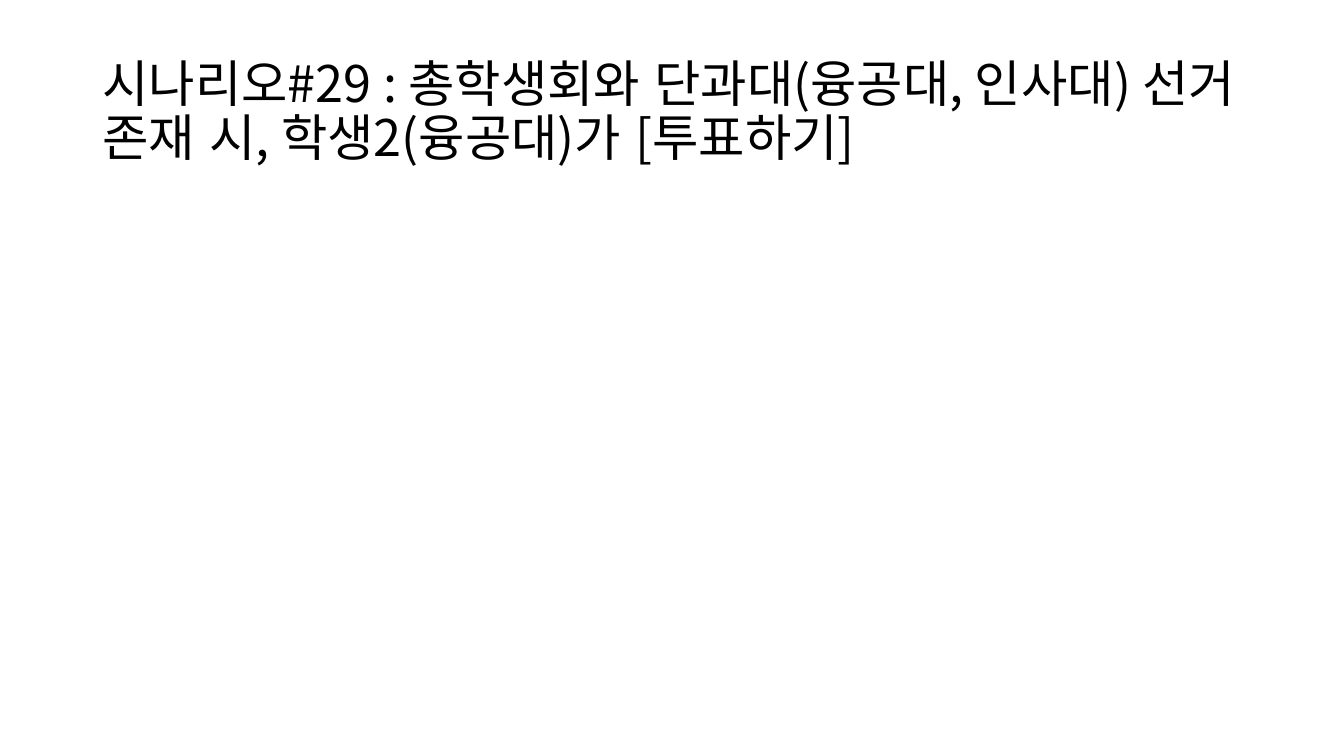
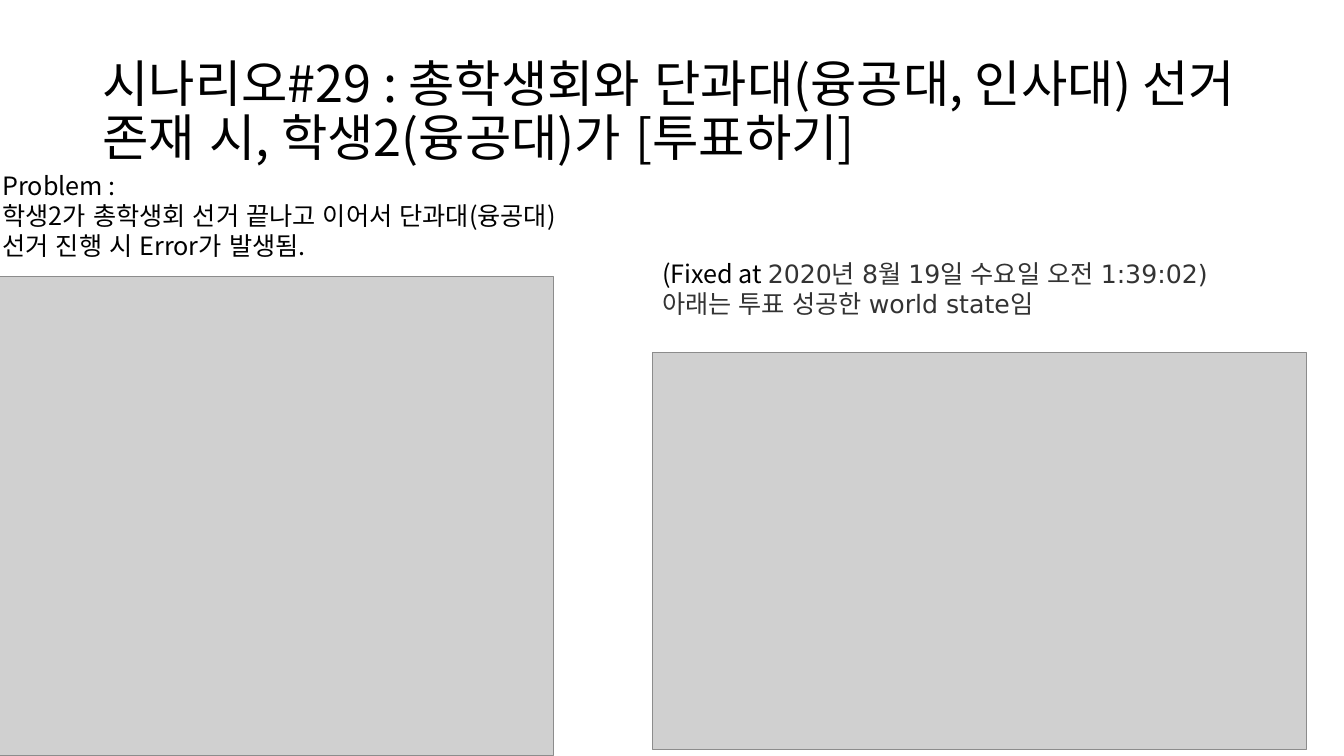
Before and after one commit to BL-UCKSS/evote-project, a slide deck: slide 54 of Document/Testcase/Testcase #1.pptx. Drawn at 1344x756 pixels with LibreOffice and Linux fonts; fonts in the diff are those of the drawing; grey boxes stand for pictures. Boxes give left, top, right and bottom in pixels: in the first picture for what was removed or moved away, otherwise in the second. Text is boxed around its words. In the diff, an @@ line names an element or a change of style, - is before the commit and + after.

Commit message:
Testcase#1-2 - 시나리오#30까지 작성 완료함.

```diff
--- a/Document/Testcase/Testcase #1.pptx
+++ b/Document/Testcase/Testcase #1.pptx
@@ text added at <box>3,175,556,257</box>, 18 pt, text #000000 @@
+Problem :
+학생2가 총학생회 선거 끝나고 이어서 단과대(융공대)
+선거 진행 시 Error가 발생됨.
@@ text added at <box>662,262,1208,315</box>, 18 pt, text #333333 @@
+(Fixed at 2020년 8월 19일 수요일 오전 1:39:02)
+아래는 투표 성공한 world state임
@@ picture added at <box>0,276,554,756</box> @@
@@ picture added at <box>652,353,1307,750</box> @@
```
Also in this commit, not shown: 1 other slide changed, 2 slides added.
